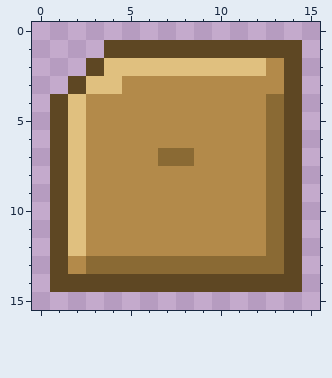
Two versions of one pixel-art file, art-source/aseprite/item_seal_base.aseprite. That is the earlier state.
16x16 pixels, 1 frame.
New version:
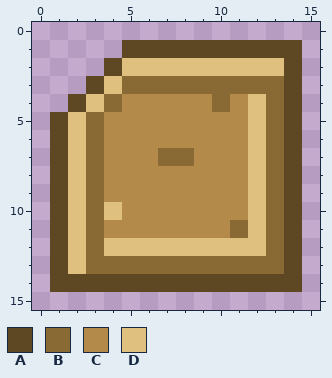
Palette (. is transparent): A #5e4723  B #8a6a34  C #b38a4a  D #e0c07f
Log entry: split the seals into clipped corner plates and a stamped glyph layer
What changed:
The edit turns colour D into colour A in row 2 at x 4; in row 3 at x 3; in row 4 at x 2.
The edit turns colour C into colour B in row 3 at x 5 to 13; in row 4 at x 4 and 10; in rows 5 to 10 at x 3; in row 11 at x 3 and 11; in row 12 at x 3.
The edit turns colour C into colour D in row 2 at x 13; in row 4 at x 3 and 12; in rows 5 to 9 at x 12; in row 10 at x 4 and 12; in row 11 at x 12; in row 12 at x 4 to 12.
The edit turns colour C into colour D in row 13 at x 2.
The edit erases colour A in row 1 at x 4; in row 2 at x 3; in row 3 at x 2; in row 4 at x 1.
